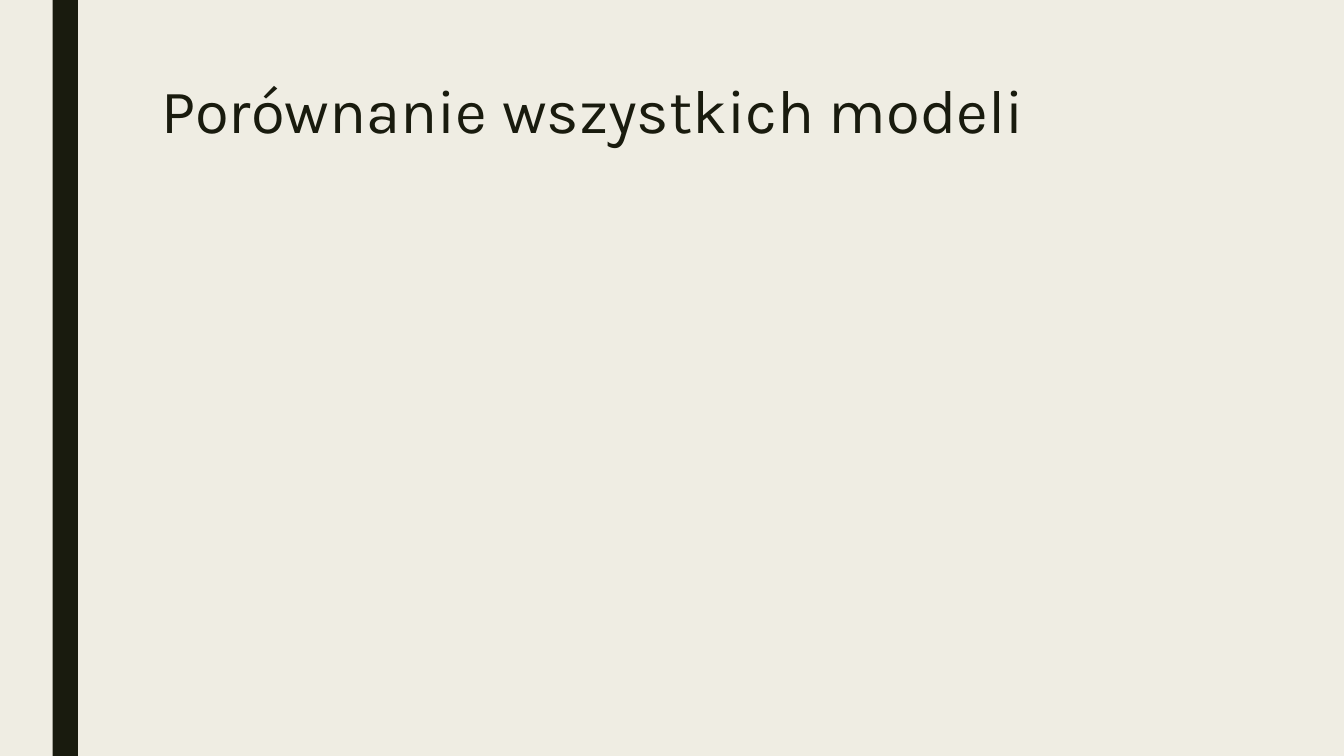
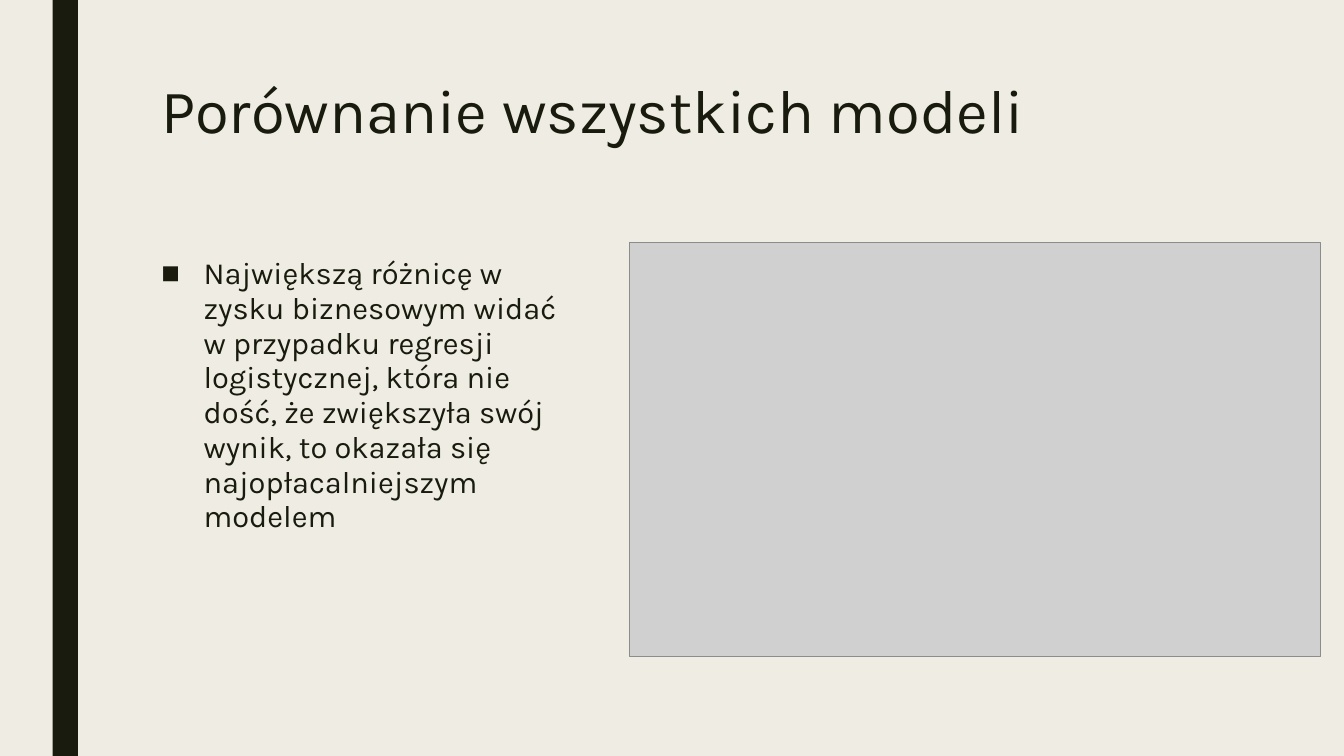
Before and after one commit to Zajecia-na-PWr-LR/lista-4-projekt-grupowy-2, a slide deck: slide 27 of Stroke.pptx. Drawn at 1344x756 pixels with LibreOffice and Linux fonts; fonts in the diff are those of the drawing; grey boxes stand for pictures. Boxes give left, top, right and bottom in pixels: in the first picture for what was removed or moved away, otherwise in the second. Text is boxed around its words. In the diff, an @@ line names an element or a change of style, - is before the commit and + after.

```diff
--- a/Stroke.pptx
+++ b/Stroke.pptx
@@ text added at (204, 260, 556, 528), 22 pt, text #191B0E @@
+■ Największą różnicę w zysku biznesowym widać w przypadku regresji logistycznej, która nie dość, że zwiększyła swój wynik, to okazała się najopłacalniejszym modelem
@@ picture added at (629, 243, 1321, 656) @@
```
Also in this commit, not shown: 3 slides added.
